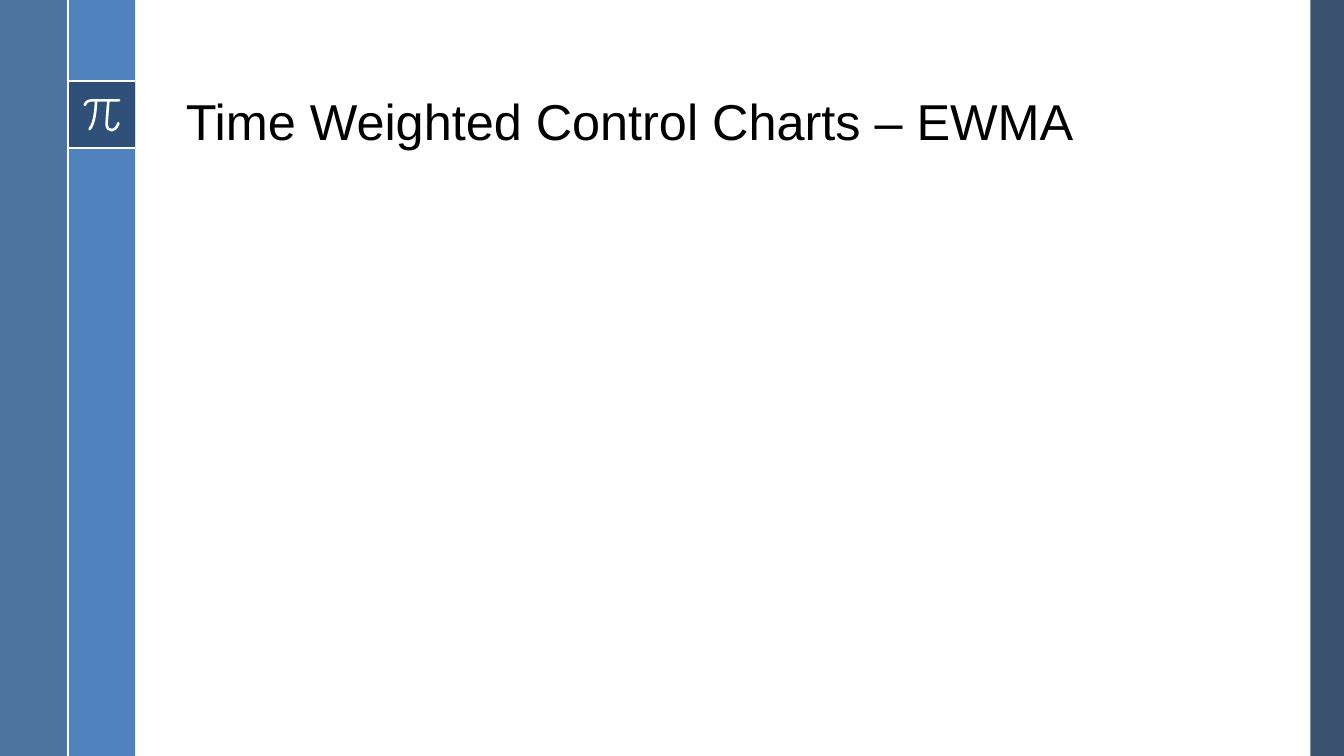
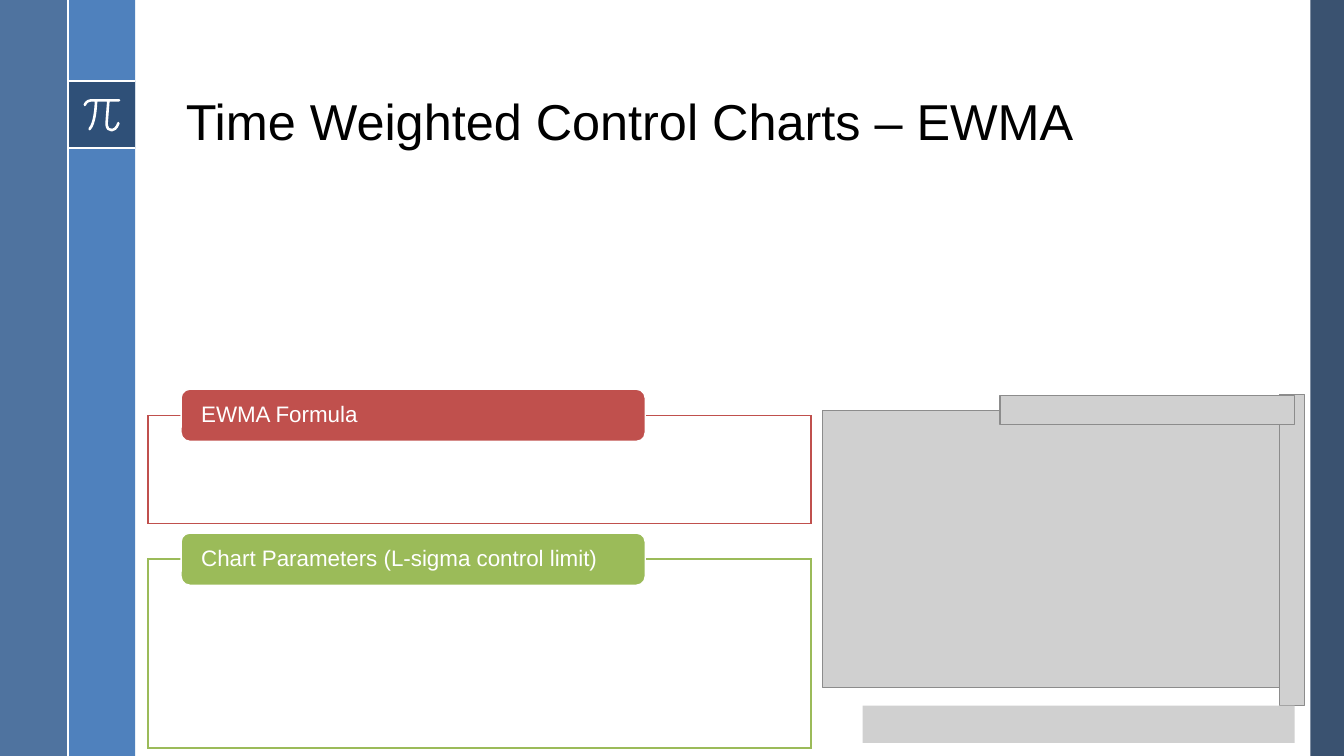
Before and after one commit to howewenann/spc_charts, a slide deck: slide 10 of reports/Statistical Process Control.pptx (slide 9 before the commit). Drawn at 1344x756 pixels with LibreOffice and Linux fonts; fonts in the diff are those of the drawing; grey boxes stand for pictures; background and template pictures are left out. Boxes give left, top, right and bottom in pixels: in the first picture for what was removed or moved away, otherwise in the second. Text is boxed around its words. In the diff, an @@ line names an element or a change of style, - is before the commit and + after.

```diff
--- a/reports/Statistical Process Control.pptx
+++ b/reports/Statistical Process Control.pptx
@@ picture added at <box>823,410,1279,688</box> @@
@@ picture added at <box>1000,395,1295,424</box> @@
@@ picture added at <box>1279,394,1305,706</box> @@
@@ group added at <box>148,389,812,748</box>: 2 rectangles, 2 rounded rectangles, 2 texts @@
+EWMA Formula
+Chart Parameters (L-sigma control limit)
@@ picture added at <box>862,706,1295,743</box> @@
```
Also in this commit, not shown: 11 other slides changed, 9 slides added, 2 slides removed, 9 other files.
